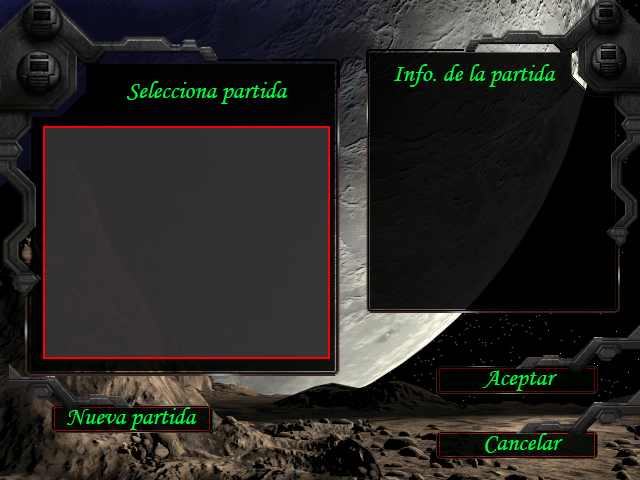
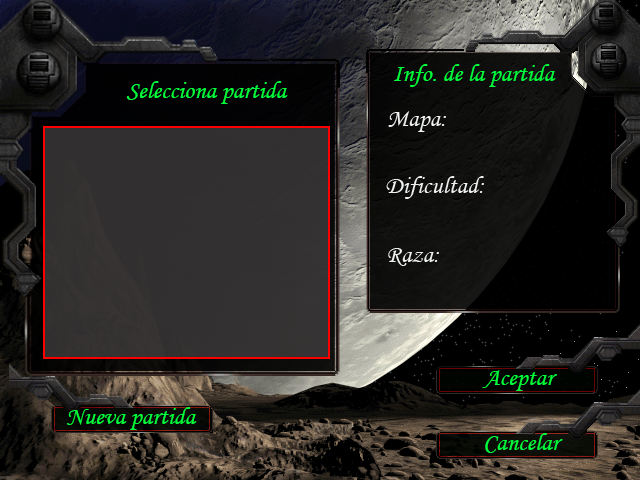
Layered file, before and after one edit (640×480). Changes by layer:
added layer "Capa 14" above "Capa 13" over [388, 111, 446, 132]
added layer "Capa 13" above "Capa 12" over [388, 248, 439, 266]
added layer "Capa 12" above "Nueva partida" over [386, 176, 484, 199]
